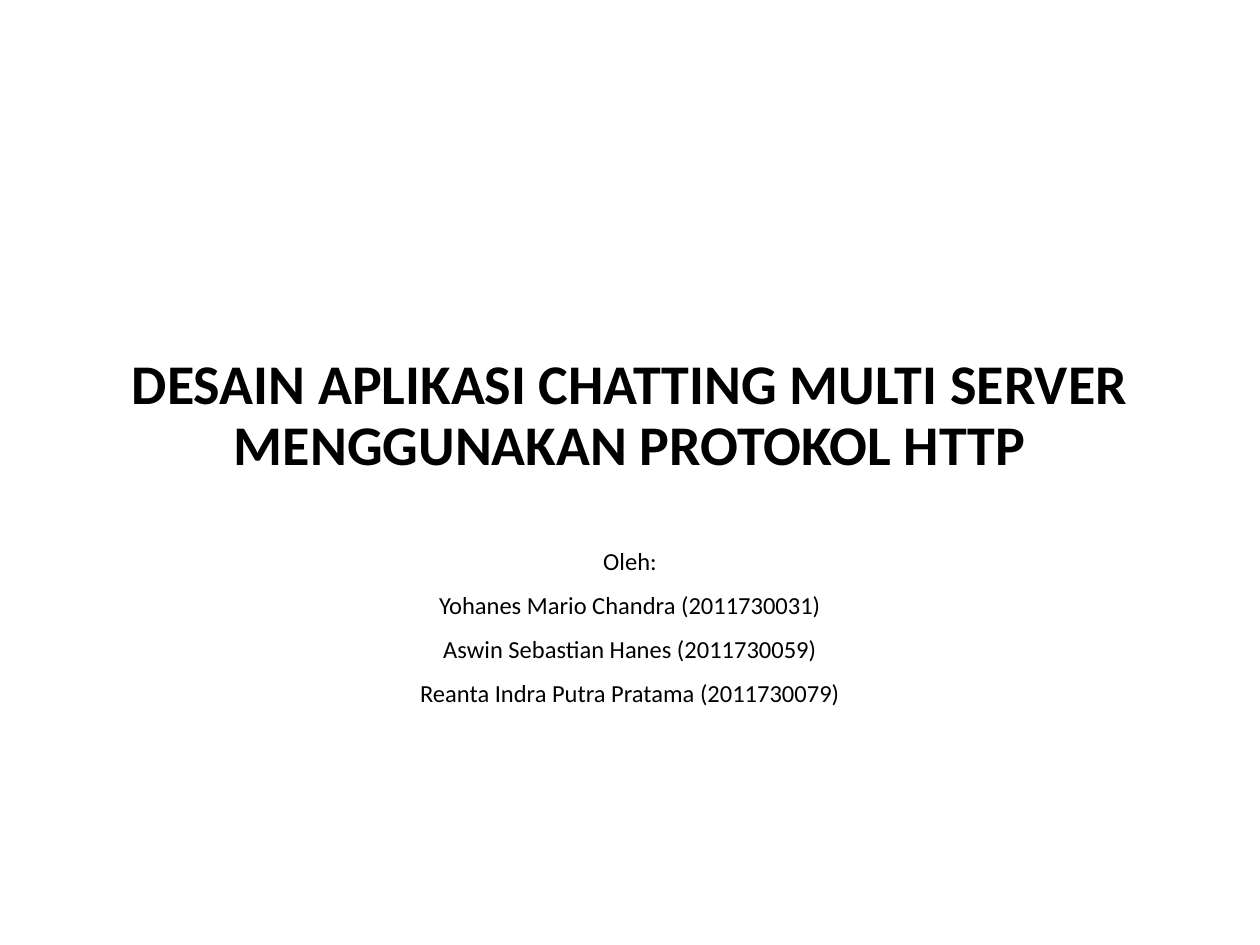
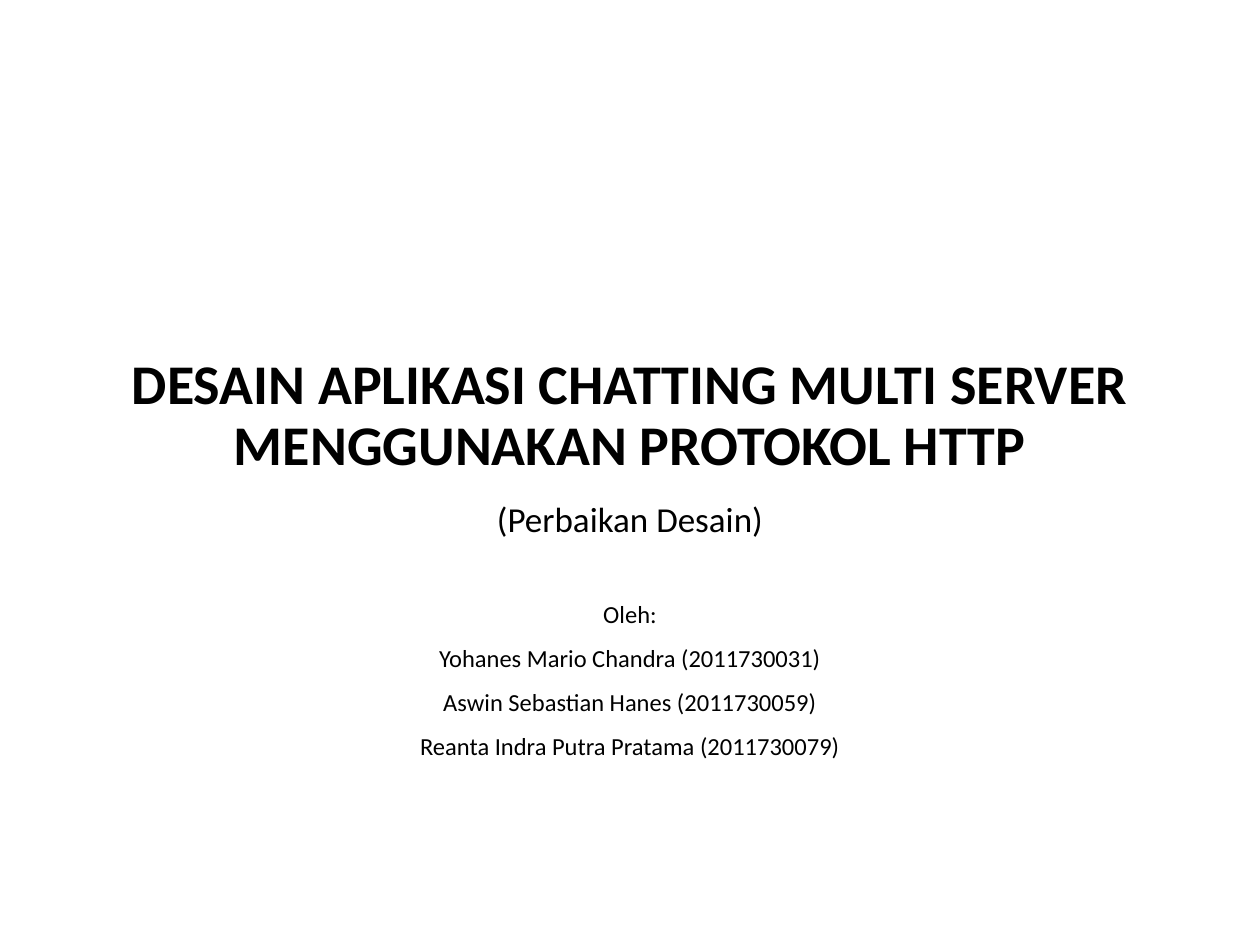
Before and after one commit to yohanesmario/chatserver, a slide deck: slide 1 of docs/Chat Server.pptx. Drawn at 1260x945 pixels with LibreOffice and Linux fonts; fonts in the diff are those of the drawing. Boxes give left, top, right and bottom in pixels: in the first picture for what was removed or moved away, otherwise in the second. Text is boxed around its words. In the diff, an @@ line names an element or a change of style, - is before the commit and + after.

Commit message:
Slide Perbaikan Desain

```diff
--- a/docs/Chat Server.pptx
+++ b/docs/Chat Server.pptx
@@ subtitle at (497, 506, 763, 537): paragraph added @@
+(Perbaikan Desain)
```
Also in this commit, not shown: 2 other slides changed, 3 slides added.
